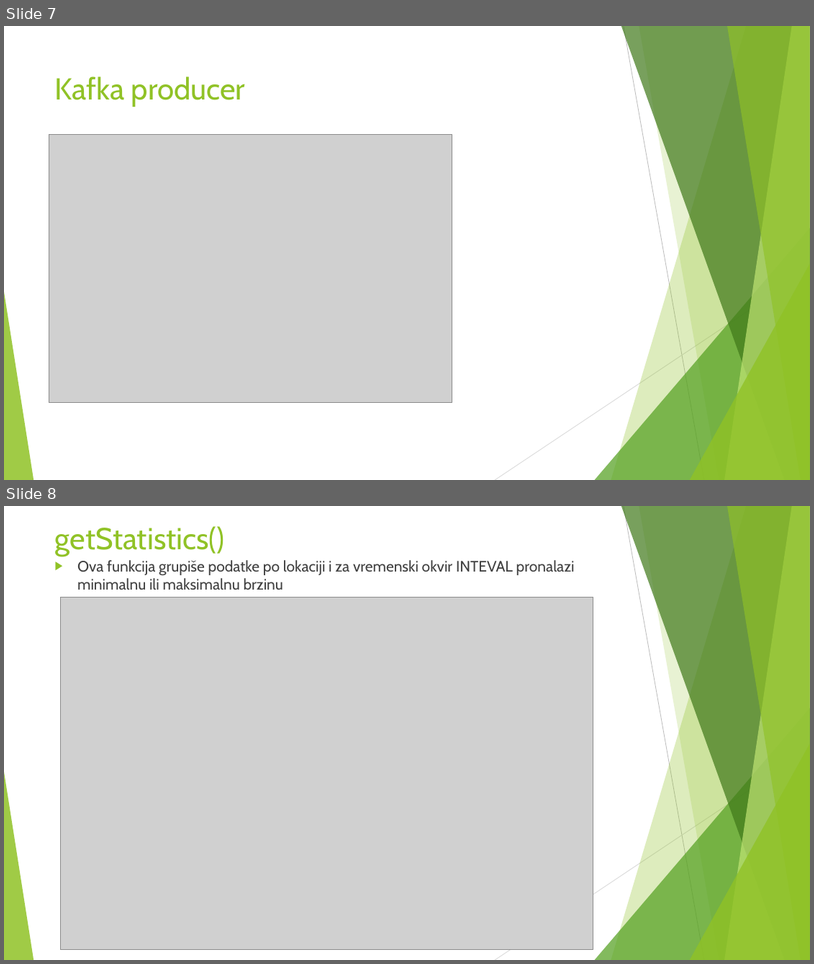
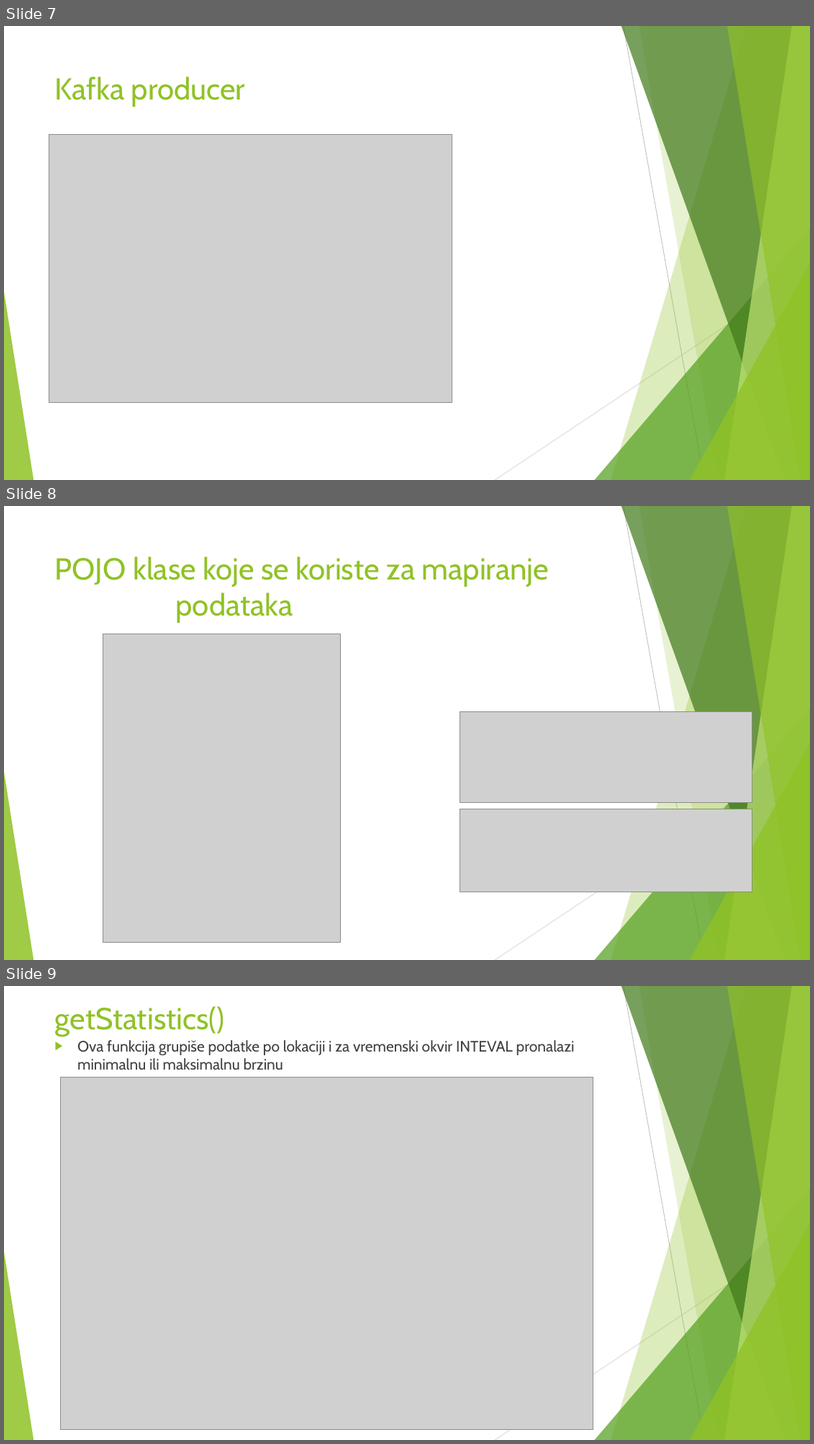
Before and after one commit to ana-tonic/BigData, a slide deck: Project 2/Projekat 2.pptx. Shown one above the other, each under a label of ours: slides 7 and 8 before the commit, slides 7, 8 and 9 after it. The pictures are 814x964 and 814x1444 pixels, drawn with LibreOffice and Linux fonts; fonts in the diff are those of the drawing; grey boxes stand for pictures. Boxes give left, top, right and bottom in pixels: in the first picture for what was removed or moved away, otherwise in the second. Text is boxed around its words. In the diff, an @@ line names an element or a change of style, - is before the commit and + after.

```diff
--- a/Project 2/Projekat 2.pptx
+++ b/Project 2/Projekat 2.pptx
@@ slide 8 added at [4, 506, 810, 960], background #FFFFFF; not listed: 10 template elements that a slide beside it also shows @@
@@ title added at [55, 556, 550, 623], 36 pt, text #90C226 @@
+POJO klase koje se koriste za mapiranje podataka
@@ picture added at [103, 633, 341, 942] @@
@@ picture added at [460, 712, 752, 803] @@
@@ picture added at [460, 808, 752, 892] @@
@@ what was slide 8 is now slide 9 @@
```
Also in this commit, not shown: 29 other files.
